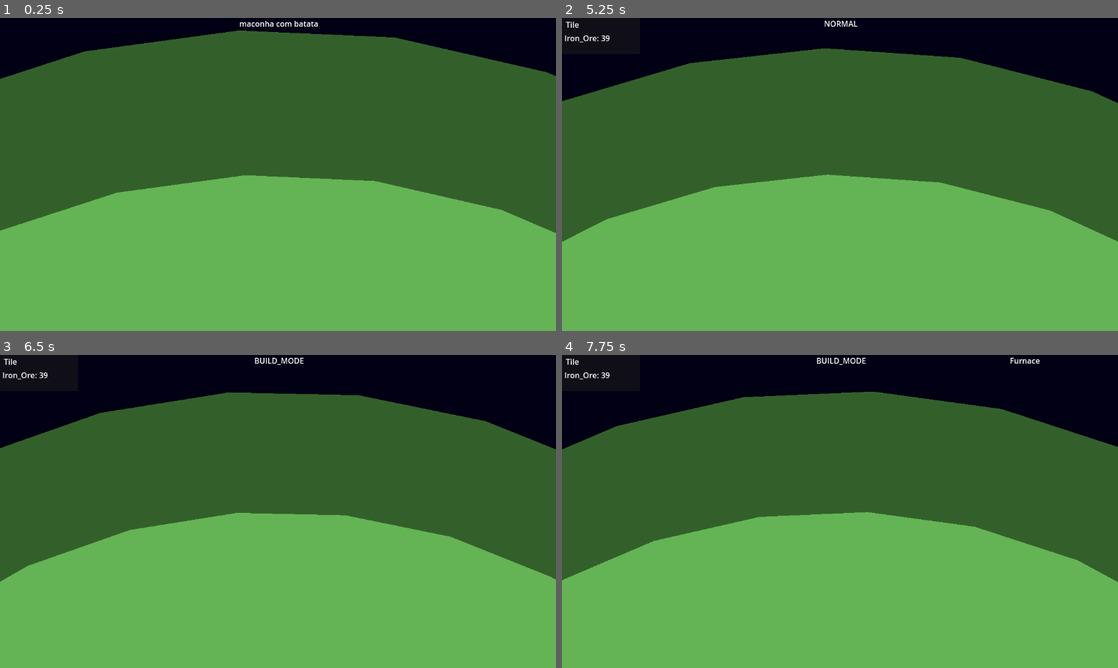
Above: before the commit, frames 1-4 (two rows, left to right).
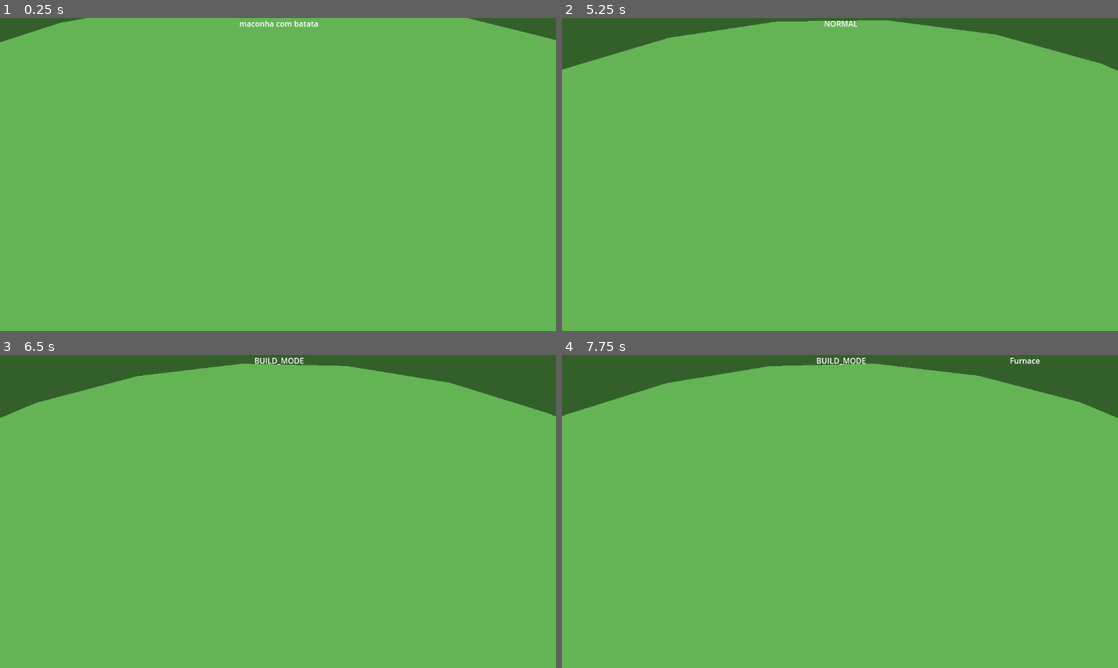
Above: after the commit, the same moments.

Repository: Hotdogomaster/No-Space-Left
Game: Godot game, scene res://Scenes/Main/main.tscn
Same seed, same stepped clock (60 frames per second), same inputs: the game is played once before the commit and once after it.
Inputs (mouse positions are in pixels of both pictures, inside the frame that each line leads up to):
- Up to frame 1 (0.25 s): no input
- Up to frame 2 (5.25 s): tap Enter at 0.5 s; move the mouse to (962, 158) at 0.52 s; press the mouse at (962, 158) at 0.53 s; hold D (Rotate_right) 0.53-1.28 s; right-click (962, 158) at 0.8 s; move the mouse to (728, 190) at 1.27 s; release the mouse at (728, 190) at 1.28 s; hold A (Rotate_left) 1.28-2.03 s; right-click (728, 190) at 1.35 s; tap Q at 1.55, 2.1, 3.8 s; move the mouse to (895, 105) at 2.02 s; press the mouse at (895, 105) at 2.03 s; hold D (Rotate_right) 2.03-3.53 s; move the mouse to (812, 237) at 2.77 s; release the mouse at (812, 237) at 2.78 s; click (812, 237) at 2.85 s; right-click (812, 237) at 3.05 s; move the mouse to (1006, 221) at 3.52 s; hold Right mouse button (Right_Click) 3.53-4.28 s; hold A (Rotate_left) from 3.53 s (still down); tap Escape at 4.15 s; move the mouse to (673, 127) at 4.27 s; tap Mouse wheel up (Zoom_in) at 4.35 s; click (673, 127) at 4.55 s; move the mouse to (867, 174) at 5.02 s; hold Right mouse button (Right_Click) from 5.03 s (still down); tap Mouse wheel down (Zoom_out) at 5.1 s
- Up to frame 3 (6.5 s): move the mouse to (194, 433) at 5.77 s; release A (Rotate_left) at 5.78 s; release Right mouse button (Right_Click) at 5.78 s; hold D (Rotate_right) from 5.78 s (still down); tap Q at 5.85 s
- Up to frame 4 (7.75 s): keep holding D (Rotate_right); move the mouse to (962, 495) at 6.52 s; press the mouse at (962, 495) at 6.53 s; tap 1 at 6.6 s; move the mouse to (728, 527) at 7.27 s; release the mouse at (728, 527) at 7.28 s; tap 2 at 7.35 s; right-click (728, 527) at 7.55 s

The runs differ from the first frame. In frame 1, 56% of the frame differs, in the area x 0-100%, y 0-69%; in frame 2, 57%; in frame 3, 58%, in the area x 0-100%, y 0-73%; in frame 4, 58%.

Commit message:
Graphics Upgrade, Highlight and Tween
Adicionei um Highlight e Tween para a animação da interface

Diff:
--- a/Scenes/Main/main.tscn
+++ b/Scenes/Main/main.tscn
@@ -14,11 +14,12 @@
 
 [sub_resource type="Resource" id="Resource_nwcqo"]
 script = ExtResource("2_r0c7n")
+planet_seed = 1010
 ores_available = Array[ExtResource("3_4kg14")]([ExtResource("4_wgjps"), ExtResource("5_hp7hw")])
-ore_distribution = Array[float]([30.0, 45.0])
+ore_distribution = Array[float]([18.0, 33.0])
 global_richness = 0.8
 starchart_position = Vector2(0, 0)
-planet_size = 35
+planet_size = 45
 
 [sub_resource type="LabelSettings" id="LabelSettings_0okpa"]
 font_size = 12
@@ -37,11 +38,20 @@
 offset_bottom = 1294.0
 color = Color(0.00392157, 0, 0.0784314, 1)
 
-[node name="Virtual Planet" parent="." node_paths=PackedStringArray("inner_crust", "outer_crust") instance=ExtResource("1_nkwgi")]
+[node name="Virtual Planet" parent="." node_paths=PackedStringArray("inner_crust", "outer_crust", "highlight") instance=ExtResource("1_nkwgi")]
 position = Vector2(576, 650)
 planet = SubResource("Resource_nwcqo")
 inner_crust = NodePath("Inner_Crust")
 outer_crust = NodePath("Outer_Crust")
+highlight = NodePath("Highlight")
+
+[node name="Highlight" type="Line2D" parent="Virtual Planet"]
+top_level = true
+z_index = 1
+points = PackedVector2Array(90, 0, 0, 0)
+width = 5.0
+default_color = Color(0.275391, 0.45556, 1, 1)
+round_precision = 1
 
 [node name="Outer_Crust" type="Polygon2D" parent="Virtual Planet"]
 color = Color(0.201984, 0.37996, 0.16816, 1)
@@ -149,6 +159,7 @@
 [connection signal="get_config" from="." to="." method="_on_get_config"]
 [connection signal="get_config" from="." to="CanvasLayer/Control/Proprieties" method="_on_main_get_config"]
 [connection signal="get_config" from="." to="CanvasLayer/Control/Tile Proprieties" method="_on_main_get_config"]
+[connection signal="getted_tile" from="." to="CanvasLayer/Control/Tile Proprieties" method="_on_main_getted_tile"]
 [connection signal="mode_changed" from="." to="CanvasLayer/Control/Mode_Label" method="_on_main_mode_changed"]
 [connection signal="mouse_entered" from="CanvasLayer/Control/Proprieties/Button" to="." method="_on_button_mouse_entered"]
 [connection signal="mouse_exited" from="CanvasLayer/Control/Proprieties/Button" to="." method="_on_button_mouse_exited"]
--- a/Scripts/GUI/Proprieties_Panel.gd
+++ b/Scripts/GUI/Proprieties_Panel.gd
@@ -13,10 +13,12 @@
 
 	pass
 
-func _on_main_get_config(tile, structure) -> void:
+
+func _on_main_get_config(structure) -> void:
 	selec_struct = structure
 	if structure == null:
-		visible = false
+
+		animate(true)
 
 func set_labels():
 	if selec_struct == null:
@@ -25,9 +27,12 @@
 		offset_label.text = ""
 		offset_button.disabled = true
 		offset_button.visible = false
-		visible = false
+		animate(true)
+
+
 		return
-	visible = true
+
+	animate(false)
 	name_label.text = selec_struct.Sname
 	set_inventory_label(selec_struct)
 	set_offset_label(selec_struct)
@@ -53,3 +58,16 @@
 	inventory_label.text = ""
 	for key:Item in keys:
 		inventory_label.text += key.name + ": " + str(contents[key]) + "\n"
+
+
+func animate(out: bool):
+	var tween = create_tween()
+	tween.set_trans(Tween.TRANS_QUAD)
+	tween.set_ease(Tween.EASE_OUT)
+	if out:
+		tween.tween_property(self, "scale", Vector2.ZERO, 0.6)
+		if tween.get_total_elapsed_time() >= 0.2:
+			visible = false
+	else:
+		visible = true
+		tween.tween_property(self, "scale", Vector2.ONE, 0.6)
--- a/Scripts/GUI/construction_selected_label.gd
+++ b/Scripts/GUI/construction_selected_label.gd
@@ -3,5 +3,5 @@
 
 
 func _on_main_construction_selected(structure_name: String) -> void:
-	print(structure_name)
+
 	text = structure_name
--- a/Scripts/GUI/tile_proprieties.gd
+++ b/Scripts/GUI/tile_proprieties.gd
@@ -12,26 +12,54 @@
 # Called every frame. 'delta' is the elapsed time since the previous frame.
 func _process(delta: float) -> void:
 	if selec_tile != null:
+		animate_appear(false)
 		set_labels()
-	pass
+	else:
+		animate_appear()
 
-
-func _on_main_get_config(tile: Variant, structure) -> void:
-	selec_tile = tile
-	if selec_tile != null:
-		visible = true
-		if selec_tile.structure != null:
-			position.x = 205
-		else:
-			position.x = 0
-	else:
-		visible = false
-		position.x = 0
-
-	pass # Replace with function body.
 
 func set_labels():
 	if selec_tile.ore == null:
 		ore_label.text = "No ores in this tile."
 		return
 	ore_label.text = str(selec_tile.ore.name) + ": " + str(selec_tile.ore_rich)
+
+func animate_horizontal(x, method: bool = true):
+	var tween = create_tween()
+	tween.set_trans(Tween.TRANS_CUBIC)
+	if method:
+		tween.set_ease(Tween.EASE_OUT)
+	else:
+		tween.set_ease(Tween.EASE_IN)
+	tween.tween_property(self, "position", Vector2(x, 0), 0.6)
+
+func animate_appear(method: bool = true):
+	var tween = create_tween()
+	tween.set_trans(Tween.TRANS_CUBIC)
+	tween.set_ease(Tween.EASE_OUT)
+	if method:
+
+		tween.tween_property(self, "scale", Vector2.ZERO, 0.6)
+		if tween.is_running() and tween.get_total_elapsed_time() >= 0.1:
+			print("sla kkkadksdads")
+			visible = false
+	else:
+		visible = true
+		tween.tween_property(self, "scale", Vector2.ONE, 0.6)
+
+func _on_main_getted_tile(tile: Variant) -> void:
+	selec_tile = tile
+
+
+
+
+func _on_main_get_config(structure: Structure) -> void:
+	if selec_tile != null:
+
+		if structure != null:
+			animate_horizontal(205)
+		else:
+			animate_horizontal(0, false)
+	else:
+
+		animate_horizontal(0, false)
--- a/Scripts/Objects/Structure.gd
+++ b/Scripts/Objects/Structure.gd
@@ -20,7 +20,7 @@
 	return struct_position + output_offset[index]
 
 func _get_ticked():
-	print("ainnn para main! Eu sou o " + name)
+	pass
 
 func push_item(offset: Vector2i, item:Item):
 	var target_pos = struct_position + offset
@@ -57,7 +57,7 @@
 
 	var new_amount = calculate_amount(target_inventory, item)
 	target_inventory.add_item(item, new_amount)
-	print(name, " empurrei ", new_amount ," item para ", target_structure.name, "!")
+
 	get_inventory().remove_item(item, new_amount)
 	return true
 
--- a/Scripts/Objects/main.gd
+++ b/Scripts/Objects/main.gd
@@ -5,9 +5,10 @@
 var structure_construction: Array = ["res://Scenes/Structures/drill.tscn", "res://Scenes/Structures/furnace.tscn", "res://Scenes/Structures/pipe.tscn"]
 var structure_selected: PackedScene
 
-signal get_config(tile, structure: Structure)
+signal get_config(structure: Structure)
 signal mode_changed(mode: String)
 signal construction_selected(structure_name: String)
+signal getted_tile(tile)
 
 var modes: Array[String] = ["NORMAL", "BUILD_MODE", "CONFIG_MODE"]
 var selected_mode: String = "NORMAL"
@@ -28,6 +29,13 @@
 	structure_construction.push_front(null)
 
 func _process(delta: float) -> void:
+	if get_tile_from_mouse().y != 5:
+		getted_tile.emit(planet.planet.get_tile(get_tile_from_mouse()))
+		planet.render_highlight(get_tile_from_mouse())
+		planet.highlight.visible = true
+	else:
+		getted_tile.emit(null)
+		planet.highlight.visible = false
 	pass
 
 func get_tile_from_mouse() -> Vector2i:
@@ -48,11 +56,11 @@
 
 	# índice do tile
 	var x = int(angle / angle_division)
-
-	if planet.position.distance_to(mouse_pos) >= planet.base_size - 20:
-		if planet.position.distance_to(mouse_pos) >= planet.base_size + 90 and planet.base_size + 190 > planet.position.distance_to(mouse_pos):
+	var radius = (planet.planet.planet_size * planet.face_size)/ TAU
+	if planet.position.distance_to(mouse_pos) >= radius - 20:
+		if planet.position.distance_to(mouse_pos) >= radius + 90 and radius + 190 > planet.position.distance_to(mouse_pos):
 			return Vector2i(x, 1)
-		if planet.position.distance_to(mouse_pos) < planet.base_size + 90:
+		if planet.position.distance_to(mouse_pos) < radius + 90:
 			return Vector2i(x, 0)
 	return Vector2i(0, 5)
 
@@ -64,9 +72,9 @@
 
 func try_get_config():
 	if get_tile_from_mouse().y != 5:
-		get_config.emit(planet.planet.get_tile(get_tile_from_mouse()), planet.planet.get_structure(get_tile_from_mouse()))
+		get_config.emit(planet.planet.get_structure(get_tile_from_mouse()))
 	else:
-		get_config.emit(null, null)
+		get_config.emit(null)
 
 func try_construct():
 	if get_tile_from_mouse().y != 5:
@@ -84,14 +92,14 @@
 
 
 
-			print("construindo: ", get_tile_from_mouse())
+
 			planet.planet.add_structure(structure_selected, get_tile_from_mouse())
 			last_structure = planet.planet.get_structure(get_tile_from_mouse())
 
 
 func try_removing():
 	if get_tile_from_mouse().y != 5:
-			print("removendo: ", get_tile_from_mouse())
+
 			planet.planet.remove_structure(get_tile_from_mouse())
 
 func try_output(struct: Structure):
@@ -106,10 +114,6 @@
 
 		var offset: Vector2i = Vector2i(diff_x, diff_y)
 
-		print("offset", offset)
-
-
-
 		var offset_range = absi(offset.x) + absi(offset.y)
 
 		if offset_range < struct.min_output_range:
@@ -119,7 +123,7 @@
 			return
 
 		if struct.max_outputs == 2:
-			print("output index caralho! ", output_index)
+
 			struct.output_offset.resize(output_index+1)
 			struct.output_offset[output_index] = offset
 			if output_index == 1:
@@ -128,7 +132,7 @@
 			output_index = 1
 
 		if struct.max_outputs == 1:
-			print("O index um!")
+
 			struct.output_offset.resize(1)
 			struct.output_offset[output_index] = offset
 
@@ -151,9 +155,9 @@
 				try_output(structure_config)
 	if Input.is_action_just_released("Left_Click"):
 		if selected_mode == "BUILD_MODE":
-			print("Estrutura anulada!")
+
 			last_structure = null
-			print(last_structure)
+
 func change_mode(mode: String):
 
 	if selected_mode == mode:
@@ -161,7 +165,7 @@
 		mode_changed.emit(modes[0])
 		if selected_mode == modes[0]:
 			select_structure(0)
-			get_config.emit(null, null)
+			get_config.emit(null)
 		return
 	mode_changed.emit(mode)
 	selected_mode = mode
@@ -222,7 +226,7 @@
 	by_button = false
 
 
-func _on_get_config(tile, structure:Structure) -> void:
-	print("Tile:", tile)
+func _on_get_config(structure:Structure) -> void:
+
 	structure_config = structure
 	output_index = 0
--- a/Scripts/Objects/virtual_planet.gd
+++ b/Scripts/Objects/virtual_planet.gd
@@ -1,11 +1,12 @@
 extends Node2D
 class_name VirtualPlanet
 
-const base_size = 500
+const face_size = 87
 
 @export var planet: Planet
 @export var inner_crust: Polygon2D
 @export var outer_crust: Polygon2D
+@export var highlight: Line2D
 
 # Configurações de Rotação
 @export var rotation_speed: float = 1.5  # Força do giro por clique/tecla
@@ -32,10 +33,10 @@
 func _on_array_changed(pos: Vector2i):
 	if planet.get_structure(pos) == null:
 		render_structure(pos)
-		print("não existe mais. ou nunca existiu...")
+
 	else:
 		render_structure(pos)
-		print("foi adicionado o ", planet.get_tile(pos).structure.name)
+
 	pass
 
 
@@ -49,16 +50,18 @@
 func draw_crust():
 	var points = PackedVector2Array()
 	var angle_division = deg_to_rad(360.0 / planet.planet_size)
+	var radius = (planet.planet_size * face_size)/ TAU
+
 
 	for i in planet.planet_size:
-		var x = base_size * cos(angle_division * i)
-		var y = base_size * sin(angle_division * i)
+		var x = radius * cos(angle_division * i)
+		var y = radius * sin(angle_division * i)
 		points.append(Vector2(x, y))
 
 	inner_crust.polygon = points
 
 	for j in planet.planet_size:
-		points[j] = points[j] / base_size * (base_size+100)
+		points[j] = points[j] / radius * (radius+100)
 	outer_crust.polygon = points
 
 func render_structure(pos: Vector2i):
@@ -71,10 +74,20 @@
 		return
 	var structure = planet.get_structure(pos)
 	var angle_division = deg_to_rad(360.0 / planet.planet_size)
-	structure.position.x = (base_size + (pos.y * 100)) * cos(angle_division * pos.x)
-	structure.position.y = (base_size + (pos.y * 100)) * sin(angle_division * pos.x)
+	var radius = (planet.planet_size * face_size)/ TAU
+	structure.position.x = (radius + (pos.y * 100)) * cos(angle_division * pos.x)
+	structure.position.y = (radius + (pos.y * 100)) * sin(angle_division * pos.x)
 	structure.rotation = angle_division * (pos.x + 0.5) + PI / 2
 	var sprite: Node2D = structure.get_child(0)
-	var face_size = 2 * PI * (base_size + (pos.y * 100)) / planet.planet_size
-	sprite.position.x = face_size / 2
+	var Lface_size = 2 * PI * (radius + (pos.y * 100)) / planet.planet_size
+	sprite.position.x = Lface_size / 2
 	add_child(structure)
+
+func render_highlight(pos: Vector2i):
+	var angle_division = deg_to_rad(360.0 / planet.planet_size)
+	var radius = (planet.planet_size * face_size)/ TAU
+	var outer_size = face_size * radius / (radius+100)
+	highlight.points[0].x = ((face_size -outer_size ) * pos.y) + face_size
+	highlight.position.x = (radius + (pos.y * 100)) * cos((angle_division * pos.x) + rotation) + position.x
+	highlight.position.y = (radius + (pos.y * 100)) * sin((angle_division * pos.x) + rotation) + position.y
+	highlight.rotation = (angle_division * (pos.x + 0.5) + PI / 2) + rotation
--- a/Scripts/Resources/Planet.gd
+++ b/Scripts/Resources/Planet.gd
@@ -10,13 +10,15 @@
 	var ore_rich: int
 	var ore_value: float
 
+@export var planet_seed: int = 1010
+
 @export var ores_available: Array[Item] = [] # Lista de itens (Minérios)
 @export var ore_distribution: Array[float] = [] # Porcentagens (ex: [50, 30, 20]) - Vazio, Ferro, Cobre
 @export var global_richness: float = 1
 
 @export var starchart_position: Vector2
 
-@export var planet_size: int = 35 # entre 30 e 45
+@export var planet_size: int = 35 # entre 25 e 45
 var row0: Array[tile]
 var row1: Array[tile]
 var structure_grid: Array[Array] = [[], []]
@@ -35,6 +37,9 @@
 func generate_ores():
 	var noise_dist = FastNoiseLite.new()
 	var noise_rich = FastNoiseLite.new()
+
+	noise_dist.seed = planet_seed
+	noise_rich.seed = planet_seed +1
 
 	noise_rich.frequency = 0.6
 	noise_rich.fractal_octaves = 2
